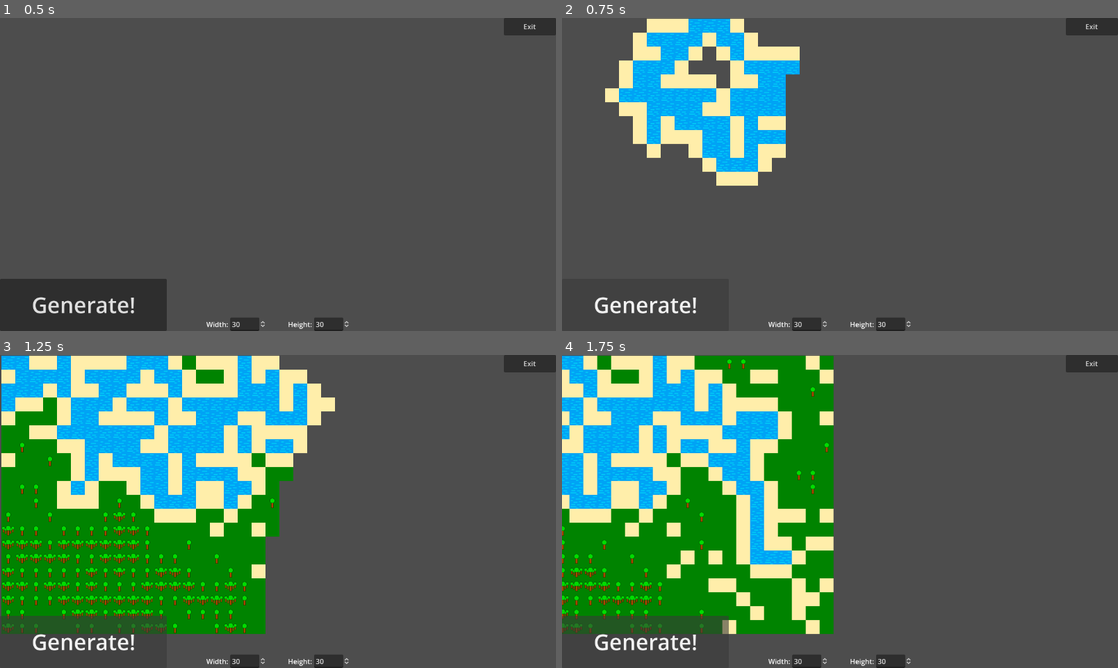
Above: before the commit, frames 1-4 (two rows, left to right).
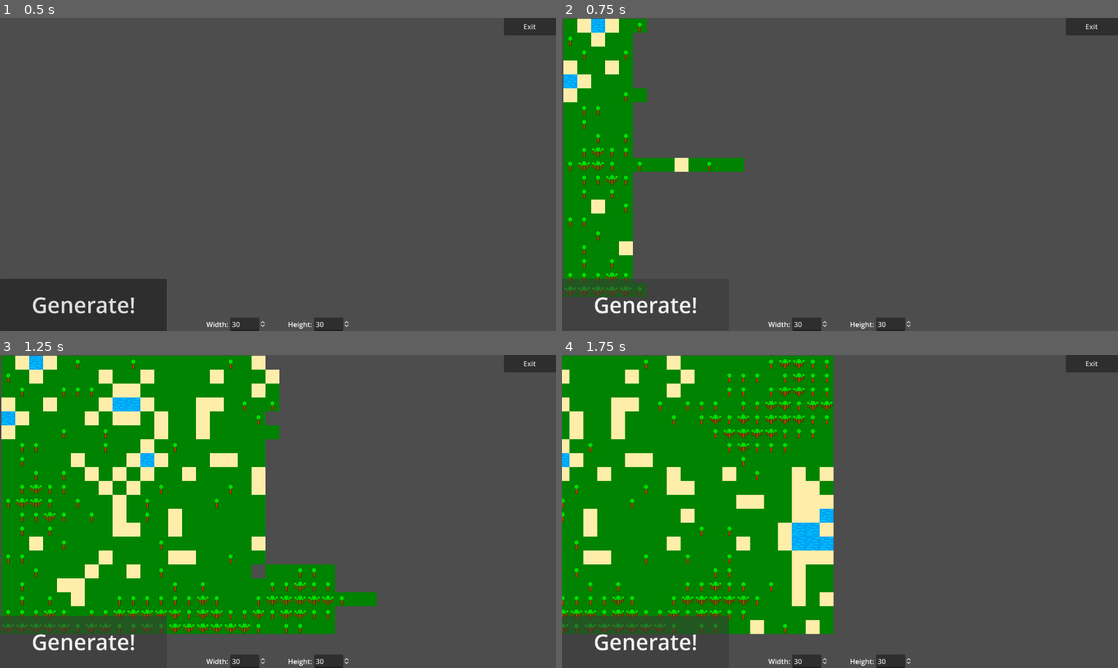
Above: after the commit, the same moments.

Repository: JomberR/Wave-Function-Collapse
Game: Godot game, scene res://Levels/Test_Level.tscn
Two runs of this game, one before a commit and one after it. Both use one fixed random seed, a clock stepped at 60 frames per second and the inputs below.
Inputs:
- Up to frame 1 (0.5 s): no input
- Up to frame 2 (0.75 s): click "Generate!" at 0.5 s
- Up to frame 3 (1.25 s): no input
- Up to frame 4 (1.75 s): hold Right (ui_right) from 1.28 s (still down)

Frame 1 is identical in both runs. In frame 2, 24% of the frame differs, in the area x 0-43%, y 0-90%; in frame 3, 30%, in the area x 0-68%, y 0-90%; in frame 4, 25%.

Commit message:
Speed Optimizations
Some flexibility lost for a huge increase in speed. Deciding who gets updated is now left to the controller rather than the individual cells.

Diff:
--- a/Scripts/Wave_Function_Collapse/Wave_Cell.gd
+++ b/Scripts/Wave_Function_Collapse/Wave_Cell.gd
@@ -21,16 +21,15 @@
 	_populate_tiles()
 
 #If another tile has collapsed or updated its valid tiles, we need to update ourselves as well.
-func update_superposition(updated_cell_location: Vector2i, cell_superposition):
+func update_superposition(cell_superposition):
 	var tile_nodes_to_be_erased: Array[Wave_Tile] = []
 	var has_changed = false
 
-	if(_is_adjacent(updated_cell_location)):
-		for possible_tile in possible_tile_nodes:
-			if(!possible_tile.is_valid(cell_superposition)):
-				#Don't erase from the array you're iterating over!
-				tile_nodes_to_be_erased.append(possible_tile)
-				has_changed = true
+	for possible_tile in possible_tile_nodes:
+		if(!possible_tile.is_valid(cell_superposition)):
+			#Don't erase from the array you're iterating over!
+			tile_nodes_to_be_erased.append(possible_tile)
+			has_changed = true
 
 	for erased_tile in tile_nodes_to_be_erased:
 		possible_tile_nodes.erase(erased_tile)
@@ -39,27 +38,27 @@
 		updated_tiles.emit(possible_tile_nodes, location)
 
 #Remember a POSITIVE y value is DOWN
-func _is_adjacent(foreign_location: Vector2i) -> bool:
-	#var north_west = location + Vector2i(-1, -1)
-	var north = location + Vector2i(0, -1)
-	#var north_east = location + Vector2i(1, -1)
-	var east = location + Vector2i(1, 0)
-	#var south_east = location + Vector2i(1, 1)
-	var south = location + Vector2i(0, 1)
-	#var south_west = location + Vector2i(-1, 1)
-	var west = location + Vector2i(-1, 0)
-
+#func _is_adjacent(foreign_location: Vector2i) -> bool:
+#	#var north_west = location + Vector2i(-1, -1)
+#	var north = location + Vector2i(0, -1)
+#	#var north_east = location + Vector2i(1, -1)
+#	var east = location + Vector2i(1, 0)
+#	#var south_east = location + Vector2i(1, 1)
+#	var south = location + Vector2i(0, 1)
+#	#var south_west = location + Vector2i(-1, 1)
+#	var west = location + Vector2i(-1, 0)
+#
+##	match foreign_location:
+##		north_west, north, north_east, east, south_east, south, south_west, west:
+##			return true
+##		_:
+##			return false
+#
 #	match foreign_location:
-#		north_west, north, north_east, east, south_east, south, south_west, west:
+#		north, east, south, west:
 #			return true
 #		_:
 #			return false
-
-	match foreign_location:
-		north, east, south, west:
-			return true
-		_:
-			return false
 
 #Become a tile from our available list.
 func collapse():
--- a/Scripts/Wave_Function_Collapse/Wave_Function_Collapse.gd
+++ b/Scripts/Wave_Function_Collapse/Wave_Function_Collapse.gd
@@ -14,7 +14,7 @@
 @export var tiles_to_place: int = 1
 
 var _map_size: int
-var _wave_cells: Array[Wave_Cell] = []
+var _wave_cells: Dictionary
 var _delay: float
 var _is_generating: bool = false
 
@@ -44,7 +44,6 @@
 	if (dimension == "y"):
 		height = value
 
-# Called every frame. 'delta' is the elapsed time since the previous frame.
 func _process(delta):
 	if(_is_generating):
 		_gradual_generate(delta)
@@ -85,7 +84,10 @@
 	node.updated_tiles.connect(_propagate)
 	node.placed_tile.connect(_increment_tile_count)
 	node.init(location, tileMap, possible_tiles_resources)
-	_wave_cells.append(node)
+
+	#We're formatting it like this because this is what a vector2int looks like when casted to a string.
+	var key_value = "(" + str(location.x) + ", " + str(location.y) + ")"
+	_wave_cells[key_value] = node
 
 func _collapse_cell():
 	if(_wave_cells.size() <= 0):
@@ -105,12 +107,18 @@
 
 func _find_lowest_entropy() -> Wave_Cell:
 
-	var lowest_cell: Wave_Cell = _wave_cells.pick_random()
+	var random = RandomNumberGenerator.new()
+	random.randomize()
 
-	for cell in _wave_cells:
+	var rand_int = random.randi_range(0, _wave_cells.size() - 1)
+
+	var lowest_cell: Wave_Cell = _wave_cells.values()[rand_int]
+
+	for cell in _wave_cells.values():
 		if (lowest_cell.possible_tile_nodes.size() > cell.possible_tile_nodes.size()):
 			lowest_cell = cell
-	_wave_cells.erase(lowest_cell)
+
+	_wave_cells.erase(_wave_cells.find_key(lowest_cell))
 
 	return lowest_cell
 
@@ -123,12 +131,31 @@
 
 	var rand_int = random.randi_range(0, _wave_cells.size() - 1)
 
-	_wave_cells[rand_int].collapse()
-	_wave_cells.remove_at(rand_int)
+	_wave_cells.values()[rand_int].collapse()
+	_wave_cells.erase(_wave_cells.keys()[rand_int])
 
 func _propagate(superposition, location):
-	for cell in _wave_cells:
-		cell.update_superposition(location, superposition)
+	#Remember a POSITIVE y value is DOWN
+	#var north_west = str(location + Vector2i(-1, -1))
+	var north = str(location + Vector2i(0, -1))
+	#var north_east = str(location + Vector2i(1, -1))
+	var east = str(location + Vector2i(1, 0))
+	#var south_east = str(location + Vector2i(1, 1))
+	var south = str(location + Vector2i(0, 1))
+	#var south_west = str(location + Vector2i(-1, 1))
+	var west = str(location + Vector2i(-1, 0))
+
+	if(_wave_cells.has(north)):
+		_wave_cells.get(north).update_superposition(superposition)
+
+	if(_wave_cells.has(east)):
+		_wave_cells.get(east).update_superposition(superposition)
+
+	if(_wave_cells.has(south)):
+		_wave_cells.get(south).update_superposition(superposition)
+
+	if(_wave_cells.has(west)):
+		_wave_cells.get(west).update_superposition(superposition)
 
 func _increment_tile_count(tile: Wave_Tile):
 	for tile_resource in possible_tiles_resources:
--- /dev/null
+++ b/TileMaps/TileMap_Generic_V2.tscn
@@ -0,0 +1,21 @@
+[gd_scene load_steps=4 format=3 uid="uid://dsoyyt1hbihll"]
+
+[ext_resource type="Texture2D" uid="uid://5il8omwwippj" path="res://TileMaps/TileMap_Images/TileMap_Generic_V2.svg" id="1_v3r6a"]
+
+[sub_resource type="TileSetAtlasSource" id="TileSetAtlasSource_axuow"]
+texture = ExtResource("1_v3r6a")
+texture_region_size = Vector2i(64, 64)
+0:0/0 = 0
+1:0/0 = 0
+2:0/0 = 0
+0:1/0 = 0
+1:1/0 = 0
+3:0/0 = 0
+
+[sub_resource type="TileSet" id="TileSet_gmmyi"]
+tile_size = Vector2i(64, 64)
+sources/0 = SubResource("TileSetAtlasSource_axuow")
+
+[node name="TileMap_Generic_V2" type="TileMap"]
+tile_set = SubResource("TileSet_gmmyi")
+format = 2
--- /dev/null
+++ b/TileMaps/TileMap_Images/TileMap_Generic_V2.svg
@@ -0,0 +1,442 @@
+<?xml version="1.0" encoding="UTF-8" standalone="no"?>
+<!-- Created with Inkscape (http://www.inkscape.org/) -->
+
+<svg
+   width="256"
+   height="128"
+   viewBox="0 0 67.733333 33.866667"
+   version="1.1"
+   id="svg5"
+   inkscape:version="1.2.2 (732a01da63, 2022-12-09)"
+   sodipodi:docname="TileMap_Generic.svg"
+   inkscape:export-filename="..\..\..\..\..\Desktop\Godot Resources\Images\Tilemap\TileMap_Generic_V2.png"
+   inkscape:export-xdpi="48"
+   inkscape:export-ydpi="48"
+   xmlns:inkscape="http://www.inkscape.org/namespaces/inkscape"
+   xmlns:sodipodi="http://sodipodi.sourceforge.net/DTD/sodipodi-0.dtd"
+   xmlns="http://www.w3.org/2000/svg"
+   xmlns:svg="http://www.w3.org/2000/svg">
+  <sodipodi:namedview
+     id="namedview7"
+     pagecolor="#ffffff"
+     bordercolor="#999999"
+     borderopacity="1"
+     inkscape:showpageshadow="false"
+     inkscape:pageopacity="0"
+     inkscape:pagecheckerboard="0"
+     inkscape:deskcolor="#d1d1d1"
+     inkscape:document-units="mm"
+     showgrid="true"
+     inkscape:zoom="2.0888418"
+     inkscape:cx="102.44912"
+     inkscape:cy="48.830888"
+     inkscape:window-width="1920"
+     inkscape:window-height="1009"
+     inkscape:window-x="-8"
+     inkscape:window-y="-5"
+     inkscape:window-maximized="1"
+     inkscape:current-layer="layer1-9-8">
+    <inkscape:grid
+       type="xygrid"
+       id="grid2932"
+       spacingx="16.933333"
+       spacingy="16.933333"
+       originx="0"
+       originy="0"
+       dotted="false"
+       empcolor="#00a1f1"
+       empopacity="0.30196078"
+       color="#1052af"
+       opacity="0.14901961" />
+  </sodipodi:namedview>
+  <defs
+     id="defs2" />
+  <g
+     inkscape:groupmode="layer"
+     id="layer3"
+     inkscape:label="Grass"
+     style="display:inline"
+     sodipodi:insensitive="true">
+    <g
+       inkscape:groupmode="layer"
+       id="layer2"
+       inkscape:label="Base_Grass"
+       style="display:inline">
+      <rect
+         style="fill:#008300;fill-opacity:1;stroke-width:0.0614695"
+         id="rect313"
+         width="16.933332"
+         height="16.933332"
+         x="0"
+         y="0"
+         inkscape:label="rect313" />
+    </g>
+  </g>
+  <g
+     inkscape:groupmode="layer"
+     id="layer3-2"
+     inkscape:label="Sand"
+     style="display:inline"
+     transform="translate(33.899157,64.425442)"
+     sodipodi:insensitive="true">
+    <g
+       inkscape:groupmode="layer"
+       id="layer2-0"
+       inkscape:label="Base_Sand"
+       style="display:inline">
+      <rect
+         style="fill:#ffeeaa;fill-opacity:1;stroke-width:0.0614695"
+         id="rect313-3"
+         width="16.933332"
+         height="16.933332"
+         x="16.900843"
+         y="-64.425446"
+         inkscape:label="rect313" />
+    </g>
+  </g>
+  <g
+     inkscape:groupmode="layer"
+     id="layer3-7"
+     inkscape:label="Water"
+     style="display:inline"
+     transform="translate(208.17078,33.977088)">
+    <g
+       inkscape:groupmode="layer"
+       id="layer2-8"
+       inkscape:label="Base_Water"
+       style="display:inline;fill:#0077e7;fill-opacity:1"
+       transform="translate(-2.2386597e-5,16.933334)">
+      <rect
+         style="fill:#00a3f5;fill-opacity:1;stroke-width:0.0614695"
+         id="rect313-9"
+         width="16.933332"
+         height="16.933332"
+         x="-208.17076"
+         y="-33.977089"
+         inkscape:label="rect313" />
+    </g>
+    <g
+       inkscape:label="Decoration_Water"
+       inkscape:groupmode="layer"
+       id="layer1-9"
+       style="display:inline"
+       transform="translate(-54.782651,-16.846459)">
+      <rect
+         style="fill:#00cff8;fill-opacity:1;stroke-width:0.077004"
+         id="rect2096-4"
+         width="3.2616258"
+         height="1.044987"
+         x="-151.33063"
+         y="2.1618423" />
+      <rect
+         style="fill:#00cff8;fill-opacity:1;stroke-width:0.0916795"
+         id="rect2096-7-740"
+         width="4.6232753"
+         height="1.044987"
+         x="-142.25827"
+         y="7.1809464" />
+      <rect
+         style="fill:#00cff8;fill-opacity:1;stroke-width:0.0916795"
+         id="rect2096-7-9-74"
+         width="4.6232753"
+         height="1.044987"
+         x="-141.92575"
+         y="0.65769386" />
+      <rect
+         style="fill:#00cff8;fill-opacity:1;stroke-width:0.0916795"
+         id="rect2096-7-9-7-2"
+         width="4.6232753"
+         height="1.044987"
+         x="-148.76569"
+         y="7.9092712" />
+      <rect
+         style="fill:#00cff8;fill-opacity:1;stroke-width:0.0916795"
+         id="rect2096-7-9-2-3"
+         width="4.6232753"
+         height="1.044987"
+         x="-144.6174"
+         y="10.917566" />
+      <rect
+         style="fill:#00cff8;fill-opacity:1;stroke-width:0.10837"
+         id="rect2096-7-7-1"
+         width="6.459919"
+         height="1.044987"
+         x="-146.23239"
+         y="4.0143185" />
+      <rect
+         style="fill:#00cff8;fill-opacity:1;stroke-width:0.11305"
+         id="rect2096-7-7-7-5"
+         width="7.029912"
+         height="1.044987"
+         x="-152.53397"
+         y="13.324203" />
+      <rect
+         style="fill:#00cff8;fill-opacity:1;stroke-width:0.0929265"
+         id="rect2096-7-74-2"
+         width="4.7499404"
+         height="1.044987"
+         x="-151.45731"
+         y="10.600904" />
+      <rect
+         style="fill:#00cff8;fill-opacity:1;stroke-width:0.0723795"
+         id="rect2096-7-74-7-8"
+         width="2.8816304"
+         height="1.044987"
+         x="-152.43896"
+         y="5.7242985" />
+      <rect
+         style="fill:#00cff8;fill-opacity:1;stroke-width:0.0723795"
+         id="rect2096-7-74-7-1-04"
+         width="2.8816304"
+         height="1.044987"
+         x="-141.62494"
+         y="12.912542" />
+      <rect
+         style="fill:#00cff8;fill-opacity:1;stroke-width:0.0723795"
+         id="rect2096-7-74-7-1-0-4"
+         width="2.8816304"
+         height="1.044987"
+         x="-146.05823"
+         y="15.192514" />
+    </g>
+  </g>
+  <g
+     inkscape:groupmode="layer"
+     id="layer3-7-6"
+     inkscape:label="Deep_Water"
+     style="display:inline"
+     transform="translate(227.39262,37.800583)">
+    <g
+       inkscape:groupmode="layer"
+       id="layer2-8-9"
+       inkscape:label="Base_Water"
+       style="display:inline;fill:#0077e7;fill-opacity:1"
+       transform="translate(-2.7410034e-5,8.4666682)">
+      <rect
+         style="fill:#0038ff;fill-opacity:1;stroke-width:0.0614695"
+         id="rect313-9-2"
+         width="16.933332"
+         height="16.933332"
+         x="-210.45926"
+         y="-29.333918"
+         inkscape:label="rect313" />
+    </g>
+    <g
+       inkscape:label="Decoration_Water"
+       inkscape:groupmode="layer"
+       id="layer1-9-8"
+       style="display:inline;fill:#0011d9;fill-opacity:1"
+       transform="translate(-57.062612,-20.709744)">
+      <rect
+         style="fill:#0011d9;fill-opacity:1;stroke-width:0.077004"
+         id="rect2096-4-6"
+         width="3.2616258"
+         height="1.044987"
+         x="-151.33063"
+         y="2.1618423" />
+      <rect
+         style="fill:#0011d9;fill-opacity:1;stroke-width:0.0916795"
+         id="rect2096-7-740-9"
+         width="4.6232753"
+         height="1.044987"
+         x="-142.25827"
+         y="7.1809464" />
+      <rect
+         style="fill:#0011d9;fill-opacity:1;stroke-width:0.0916795"
+         id="rect2096-7-9-74-5"
+         width="4.6232753"
+         height="1.044987"
+         x="-141.92575"
+         y="0.65769386" />
+      <rect
+         style="fill:#0011d9;fill-opacity:1;stroke-width:0.0916795"
+         id="rect2096-7-9-7-2-8"
+         width="4.6232753"
+         height="1.044987"
+         x="-148.76569"
+         y="7.9092712" />
+      <rect
+         style="fill:#0011d9;fill-opacity:1;stroke-width:0.0916795"
+         id="rect2096-7-9-2-3-4"
+         width="4.6232753"
+         height="1.044987"
+         x="-144.6174"
+         y="10.917566" />
+      <rect
+         style="fill:#0011d9;fill-opacity:1;stroke-width:0.10837"
+         id="rect2096-7-7-1-3"
+         width="6.459919"
+         height="1.044987"
+         x="-146.23239"
+         y="4.0143185" />
+      <rect
+         style="fill:#0011d9;fill-opacity:1;stroke-width:0.11305"
+         id="rect2096-7-7-7-5-8"
+         width="7.029912"
+         height="1.044987"
+         x="-152.53397"
+         y="13.324203" />
+      <rect
+         style="fill:#0011d9;fill-opacity:1;stroke-width:0.0929265"
+         id="rect2096-7-74-2-6"
+         width="4.7499404"
+         height="1.044987"
+         x="-151.45731"
+         y="10.600904" />
+      <rect
+         style="fill:#0011d9;fill-opacity:1;stroke-width:0.0723795"
+         id="rect2096-7-74-7-8-4"
+         width="2.8816304"
+         height="1.044987"
+         x="-152.43896"
+         y="5.7242985" />
+      <rect
+         style="fill:#0011d9;fill-opacity:1;stroke-width:0.0723795"
+         id="rect2096-7-74-7-1-04-0"
+         width="2.8816304"
+         height="1.044987"
+         x="-141.62494"
+         y="12.912542" />
+      <rect
+         style="fill:#0011d9;fill-opacity:1;stroke-width:0.0723795"
+         id="rect2096-7-74-7-1-0-4-9"
+         width="2.8816304"
+         height="1.044987"
+         x="-146.05823"
+         y="15.192514" />
+    </g>
+  </g>
+  <g
+     inkscape:groupmode="layer"
+     id="layer4"
+     inkscape:label="Tree"
+     style="display:inline"
+     sodipodi:insensitive="true">
+    <g
+       inkscape:groupmode="layer"
+       id="layer5"
+       inkscape:label="Base_Tree">
+      <rect
+         style="display:inline;fill:#008300;fill-opacity:1;stroke-width:0.0614695"
+         id="rect313-5"
+         width="16.933332"
+         height="16.933332"
+         x="16.933338"
+         y="1.9073486e-06"
+         inkscape:label="rect313" />
+    </g>
+    <g
+       inkscape:groupmode="layer"
+       id="layer6"
+       inkscape:label="Decoration_Tree"
+       style="fill:#aa4400"
+       transform="translate(0.35826297,6.6278649)">
+      <rect
+         style="fill:#aa4400;fill-opacity:1;stroke:#000000;stroke-width:0.232;stroke-dasharray:none;stroke-opacity:1"
+         id="rect3043"
+         width="2.4663796"
+         height="6.7975826"
+         x="23.792381"
+         y="1.9716873" />
+      <circle
+         style="fill:#00dc00;fill-opacity:1;stroke:#000000;stroke-width:0.231511;stroke-dasharray:none;stroke-opacity:1"
+         id="path3939"
+         cx="25.010925"
+         cy="0.11457825"
+         r="2.8874686" />
+    </g>
+  </g>
+  <g
+     inkscape:groupmode="layer"
+     id="g5428"
+     inkscape:label="Forest"
+     style="display:inline"
+     transform="translate(67.733332)"
+     sodipodi:insensitive="true">
+    <g
+       inkscape:groupmode="layer"
+       id="g5420"
+       inkscape:label="Base_Tree">
+      <rect
+         style="display:inline;fill:#008300;fill-opacity:1;stroke-width:0.0614695"
+         id="rect5418"
+         width="16.933332"
+         height="16.933332"
+         x="-33.866661"
+         y="1.9073486e-06"
+         inkscape:label="rect313" />
+    </g>
+    <g
+       inkscape:groupmode="layer"
+       id="g5426"
+       inkscape:label="Decoration_Tree"
+       style="fill:#aa4400"
+       transform="translate(-2.3287093)">
+      <rect
+         style="fill:#aa4400;fill-opacity:1;stroke:#000000;stroke-width:0.211666;stroke-dasharray:none;stroke-opacity:1"
+         id="rect5422"
+         width="1.5546678"
+         height="4.2848158"
+         x="-29.602411"
+         y="7.3220387" />
+      <circle
+         style="fill:#00dc00;fill-opacity:1;stroke:#000000;stroke-width:0.211666;stroke-dasharray:none;stroke-opacity:1"
+         id="circle5424"
+         cx="-28.834311"
+         cy="6.1514206"
+         r="1.8200988" />
+      <rect
+         style="display:inline;fill:#aa4400;fill-opacity:1;stroke:#000000;stroke-width:0.211666;stroke-dasharray:none;stroke-opacity:1"
+         id="rect5422-1"
+         width="1.5546678"
+         height="4.2848158"
+         x="-18.299833"
+         y="7.1451702" />
+      <circle
+         style="display:inline;fill:#00dc00;fill-opacity:1;stroke:#000000;stroke-width:0.211666;stroke-dasharray:none;stroke-opacity:1"
+         id="circle5424-7"
+         cx="-17.531733"
+         cy="5.9745522"
+         r="1.8200988" />
+      <rect
+         style="display:inline;fill:#aa4400;fill-opacity:1;stroke:#000000;stroke-width:0.211666;stroke-dasharray:none;stroke-opacity:1"
+         id="rect5422-1-4"
+         width="1.5546678"
+         height="4.2848158"
+         x="-20.986803"
+         y="8.6677876" />
+      <circle
+         style="display:inline;fill:#00dc00;fill-opacity:1;stroke:#000000;stroke-width:0.211666;stroke-dasharray:none;stroke-opacity:1"
+         id="circle5424-7-9"
+         cx="-20.218702"
+         cy="7.4971695"
+         r="1.8200988" />
+      <rect
+         style="display:inline;fill:#aa4400;fill-opacity:1;stroke:#000000;stroke-width:0.211666;stroke-dasharray:none;stroke-opacity:1"
+         id="rect5422-1-4-6"
+         width="1.5546678"
+         height="4.2848158"
+         x="-26.898142"
+         y="8.84692" />
+      <circle
+         style="display:inline;fill:#00dc00;fill-opacity:1;stroke:#000000;stroke-width:0.211666;stroke-dasharray:none;stroke-opacity:1"
+         id="circle5424-7-9-9"
+         cx="-26.130037"
+         cy="7.676302"
+         r="1.8200988" />
+      <rect
+         style="display:inline;fill:#aa4400;fill-opacity:1;stroke:#000000;stroke-width:0.231511;stroke-dasharray:none;stroke-opacity:1"
+         id="rect5422-7"
+         width="2.5415037"
+         height="7.0046315"
+         x="-24.340464"
+         y="8.0779381" />
+      <circle
+         style="display:inline;fill:#00dc00;fill-opacity:1;stroke:#000000;stroke-width:0.231511;stroke-dasharray:none;stroke-opacity:1"
+         id="circle5424-1"
+         cx="-23.084806"
+         cy="6.1642628"
+         r="2.9754186" />
+    </g>
+  </g>
+</svg>
--- a/Wave_Function_Collapse/Generic/Tiles/Wave_Tile_Generic_Forest.tres
+++ b/Wave_Function_Collapse/Generic/Tiles/Wave_Tile_Generic_Forest.tres
@@ -5,9 +5,9 @@
 [resource]
 script = ExtResource("1_mcqca")
 tile_name = "forest"
-limit = 0.08
+limit = 0.06
 weight = 6
 weight_limit_penalty = 5
-source_id = 2
-atlas_coords = Vector2i(0, 0)
+source_id = 0
+atlas_coords = Vector2i(2, 0)
 valid_neighbors = Array[String](["forest", "tree"])
--- a/Wave_Function_Collapse/Generic/Tiles/Wave_Tile_Generic_Sand.tres
+++ b/Wave_Function_Collapse/Generic/Tiles/Wave_Tile_Generic_Sand.tres
@@ -8,6 +8,6 @@
 limit = 0.25
 weight = 6
 weight_limit_penalty = 3
-source_id = 4
-atlas_coords = Vector2i(0, 0)
+source_id = 0
+atlas_coords = Vector2i(3, 0)
 valid_neighbors = Array[String](["sand", "water", "grass"])
--- a/Wave_Function_Collapse/Generic/Tiles/Wave_Tile_Generic_Tree.tres
+++ b/Wave_Function_Collapse/Generic/Tiles/Wave_Tile_Generic_Tree.tres
@@ -8,6 +8,6 @@
 limit = 0.1
 weight = 8
 weight_limit_penalty = 4
-source_id = 1
-atlas_coords = Vector2i(0, 0)
+source_id = 0
+atlas_coords = Vector2i(1, 0)
 valid_neighbors = Array[String](["tree", "grass", "forest"])
--- a/Wave_Function_Collapse/Generic/Tiles/Wave_Tile_Generic_Water.tres
+++ b/Wave_Function_Collapse/Generic/Tiles/Wave_Tile_Generic_Water.tres
@@ -8,6 +8,6 @@
 limit = 0.2
 weight = 8
 weight_limit_penalty = 7
-source_id = 3
-atlas_coords = Vector2i(0, 0)
-valid_neighbors = Array[String](["water", "sand"])
+source_id = 0
+atlas_coords = Vector2i(0, 1)
+valid_neighbors = Array[String](["water", "sand", "deep water"])
--- /dev/null
+++ b/Wave_Function_Collapse/Generic/Tiles/Wave_Tile_Generic_Water_Deep.tres
@@ -0,0 +1,13 @@
+[gd_resource type="Resource" script_class="Wave_Tile" load_steps=2 format=3 uid="uid://6aqc87jayh1v"]
+
+[ext_resource type="Script" path="res://Scripts/Wave_Function_Collapse/Wave_Tile.gd" id="1_kepl6"]
+
+[resource]
+script = ExtResource("1_kepl6")
+tile_name = "deep water"
+limit = 0.06
+weight = 6
+weight_limit_penalty = 5
+source_id = 0
+atlas_coords = Vector2i(1, 1)
+valid_neighbors = Array[String](["deep water", "water"])
--- a/Wave_Function_Collapse/Generic/Wave_Function_Collapse_Generic.tscn
+++ b/Wave_Function_Collapse/Generic/Wave_Function_Collapse_Generic.tscn
@@ -8,13 +8,17 @@
 [ext_resource type="Resource" uid="uid://bmykxag264w1q" path="res://Wave_Function_Collapse/Generic/Tiles/Wave_Tile_Generic_Sand.tres" id="5_fwyf1"]
 [ext_resource type="Resource" uid="uid://ce4228dm6apls" path="res://Wave_Function_Collapse/Generic/Tiles/Wave_Tile_Generic_Tree.tres" id="6_guhs5"]
 [ext_resource type="Resource" uid="uid://dwos1erlj8hga" path="res://Wave_Function_Collapse/Generic/Tiles/Wave_Tile_Generic_Water.tres" id="7_b6dq1"]
+[ext_resource type="Resource" uid="uid://6aqc87jayh1v" path="res://Wave_Function_Collapse/Generic/Tiles/Wave_Tile_Generic_Water_Deep.tres" id="8_2o1ls"]
+[ext_resource type="PackedScene" uid="uid://dsoyyt1hbihll" path="res://TileMaps/TileMap_Generic_V2.tscn" id="9_rgi0i"]
 
 [node name="Wave_Function_Collapse_Generic" type="Node2D" node_paths=PackedStringArray("tileMap")]
 script = ExtResource("1_rpvpg")
-tileMap = NodePath("TileMap_Generic")
+tileMap = NodePath("TileMap_Generic_V2")
 wave_cell = ExtResource("2_0q6vn")
-possible_tiles_resources = Array[Resource("res://Scripts/Wave_Function_Collapse/Wave_Tile.gd")]([ExtResource("3_qmhwy"), ExtResource("4_8lprm"), ExtResource("5_fwyf1"), ExtResource("6_guhs5"), ExtResource("7_b6dq1")])
+possible_tiles_resources = Array[Resource("res://Scripts/Wave_Function_Collapse/Wave_Tile.gd")]([ExtResource("3_qmhwy"), ExtResource("4_8lprm"), ExtResource("5_fwyf1"), ExtResource("6_guhs5"), ExtResource("7_b6dq1"), ExtResource("8_2o1ls")])
 
 [node name="TileMap_Generic" parent="." instance=ExtResource("1")]
 
+[node name="TileMap_Generic_V2" parent="." instance=ExtResource("9_rgi0i")]
+
 [node name="Wave_Cell_Generic" parent="." instance=ExtResource("2_0q6vn")]
Not shown, added: TileMaps/TileMap_Images/TileMap_Generic_V2.svg.import
Not shown: 1 places in Wave_Function_Collapse/Generic/Wave_Function_Collapse_Generic.tscn that only renumber resources
